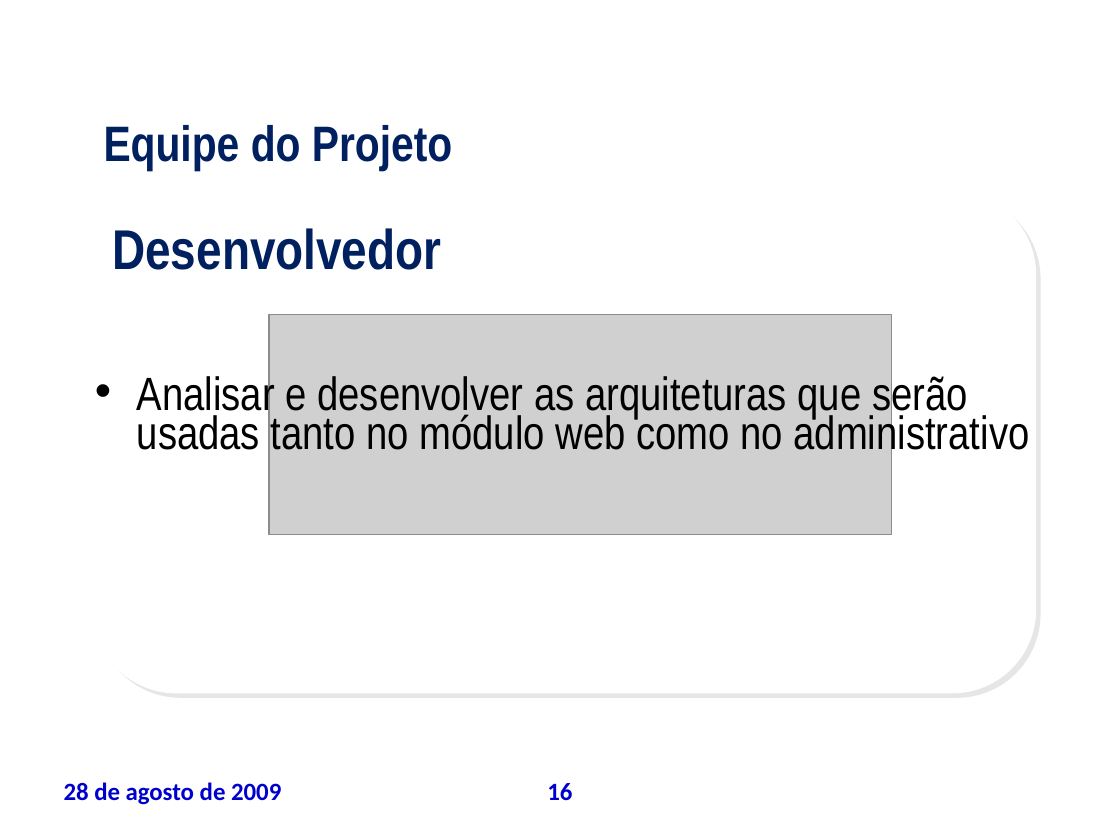
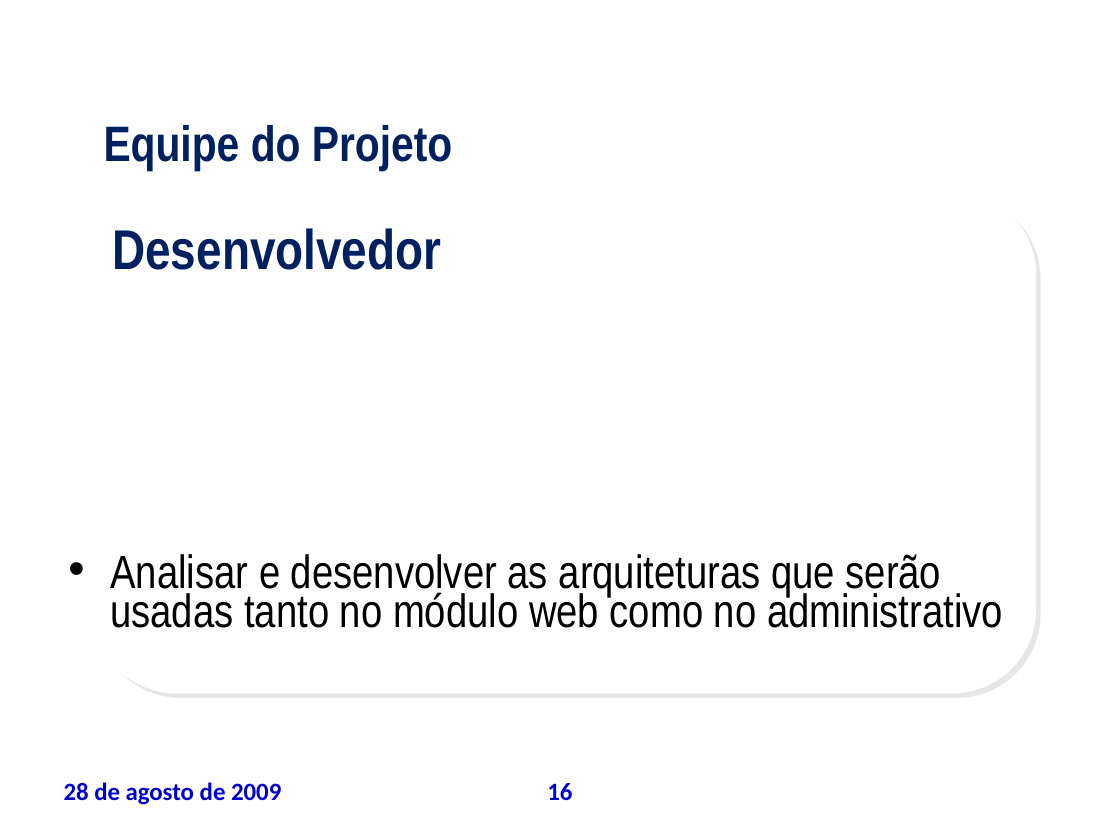
Before and after one commit to leoevaristo/psa20092, a slide deck: slide 16 of ARTEFATOS/TAP_apresentacao.ppt. Drawn at 1120x840 pixels with LibreOffice and Linux fonts; fonts in the diff are those of the drawing; grey boxes stand for pictures; background and template pictures are left out. Boxes give left, top, right and bottom in pixels: in the first picture for what was removed or moved away, otherwise in the second. Text is boxed around its words. In the diff, an @@ line names an element or a change of style, - is before the commit and + after.

```diff
--- a/ARTEFATOS/TAP_apresentacao.ppt
+++ b/ARTEFATOS/TAP_apresentacao.ppt
@@ picture removed at (x1=269, y1=315, x2=892, y2=535) @@
@@ text "Analisar e desenvolver as arquiteturas ..." rewrapped from (x1=137, y1=372, x2=1030, y2=458) to (x1=110, y1=554, x2=1003, y2=628) @@
```
Also in this commit, not shown: 19 other slides changed.
